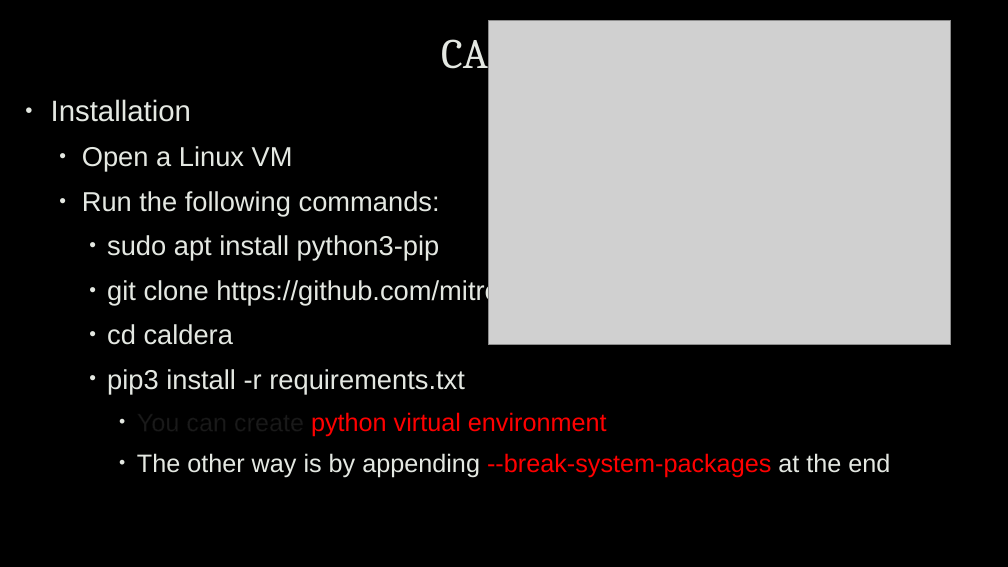
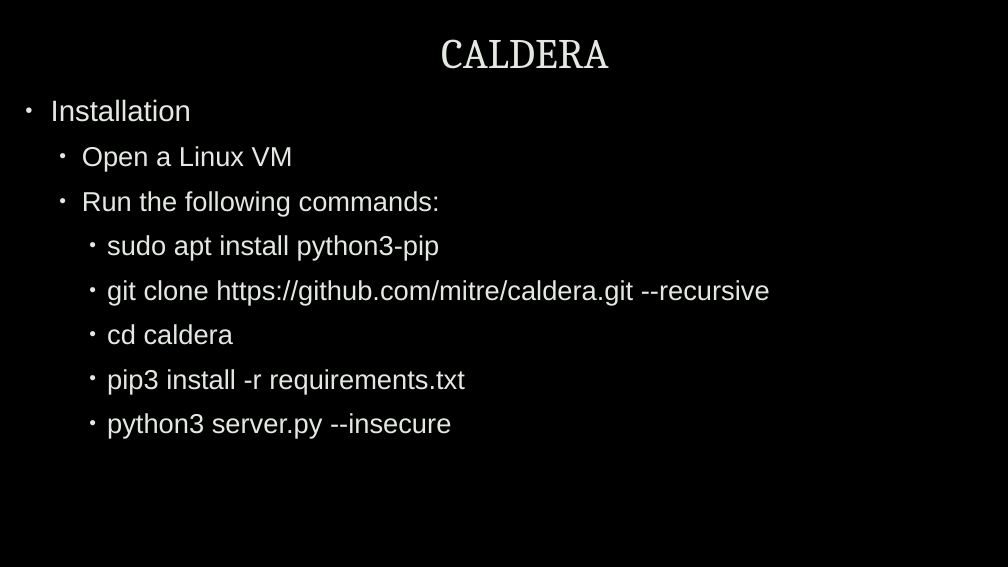
Before and after one commit to uwacyber/cits1003, a slide deck: slide 35 of cits1003-lecture_slides/CITS1003-7 Incidents-exercises.pptx (slide 39 before the commit). Drawn at 1008x567 pixels with LibreOffice and Linux fonts; fonts in the diff are those of the drawing; grey boxes stand for pictures; background and template pictures are left out. Boxes give left, top, right and bottom in pixels: in the first picture for what was removed or moved away, otherwise in the second. Text is boxed around its words. In the diff, an @@ line names an element or a change of style, - is before the commit and + after.

```diff
--- a/cits1003-lecture_slides/CITS1003-7 Incidents-exercises.pptx
+++ b/cits1003-lecture_slides/CITS1003-7 Incidents-exercises.pptx
@@ picture removed at [488, 20, 951, 346] @@
@@ text at [107, 413, 451, 438]: text changed; size 24 to 26 pt; text colour #FF0000 to #E4E8E2 @@
-      • You can create python virtual environment
-      • The other way is by appending --break-system-packages at the end
+    • python3 server.py --insecure
```
Also in this commit, not shown: 9 other slides changed, 2 slides added, 7 slides removed.
